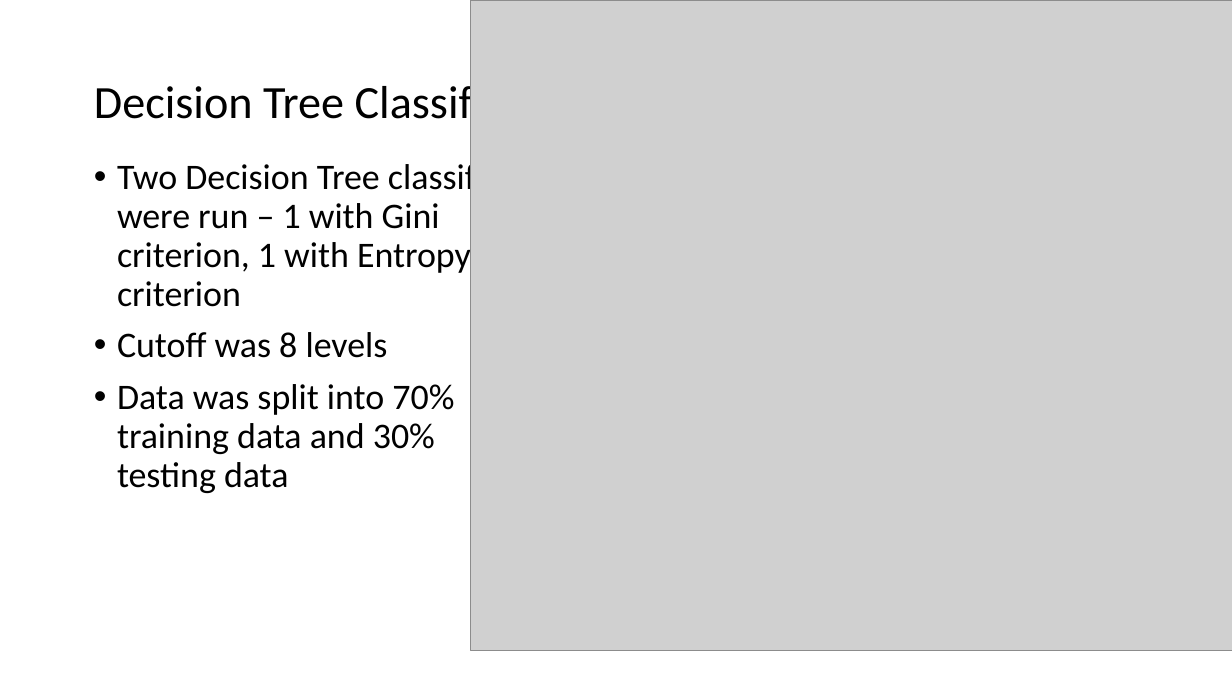
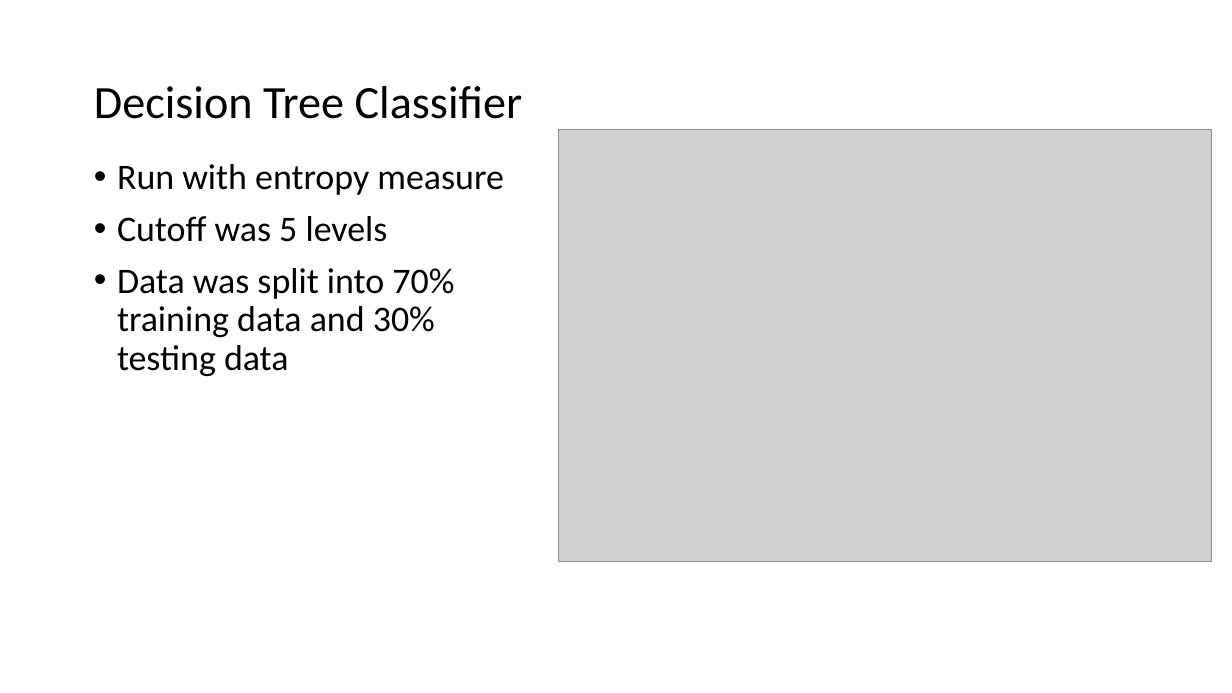
Before and after one commit to bjarreau/ML4MI, a slide deck: slide 10 of Project (1).pptx. Drawn at 1232x693 pixels with LibreOffice and Linux fonts; fonts in the diff are those of the drawing; grey boxes stand for pictures. Boxes give left, top, right and bottom in pixels: in the first picture for what was removed or moved away, otherwise in the second. Text is boxed around its words. In the diff, an @@ line names an element or a change of style, - is before the commit and + after.

```diff
--- a/Project (1).pptx
+++ b/Project (1).pptx
@@ picture: place and size @@
-picture at (470,0,1232,651)
+picture at (559,129,1213,562)
@@ text at (117,164,504,242): text changed @@
-• Two Decision Tree classifiers were run – 1 with Gini criterion, 1 with Entropy criterion
-• Cutoff was 8 levels
+• Run with entropy measure
+• Cutoff was 5 levels
```
Also in this commit, not shown: 4 other slides changed, 1 slide added, 5 other files.
